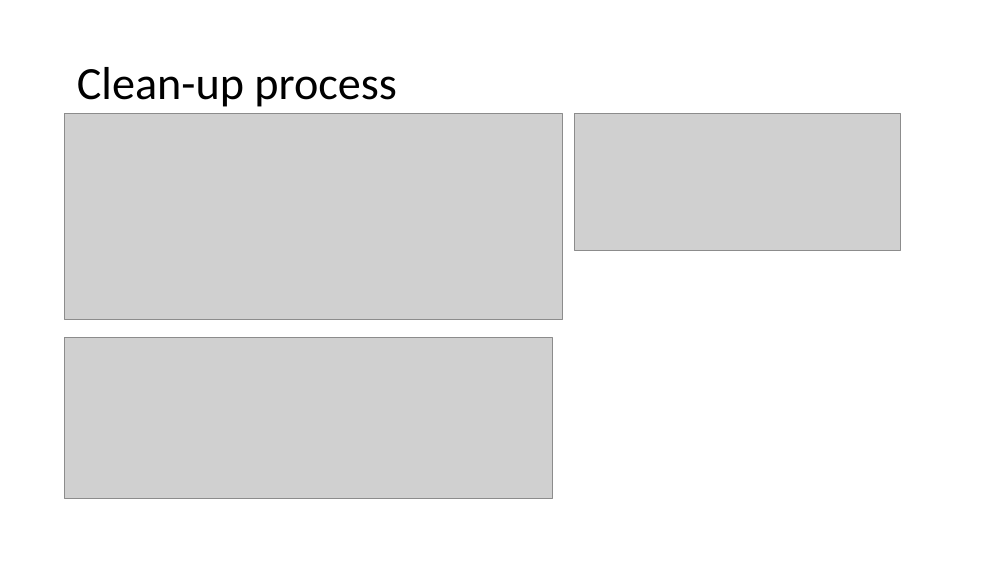
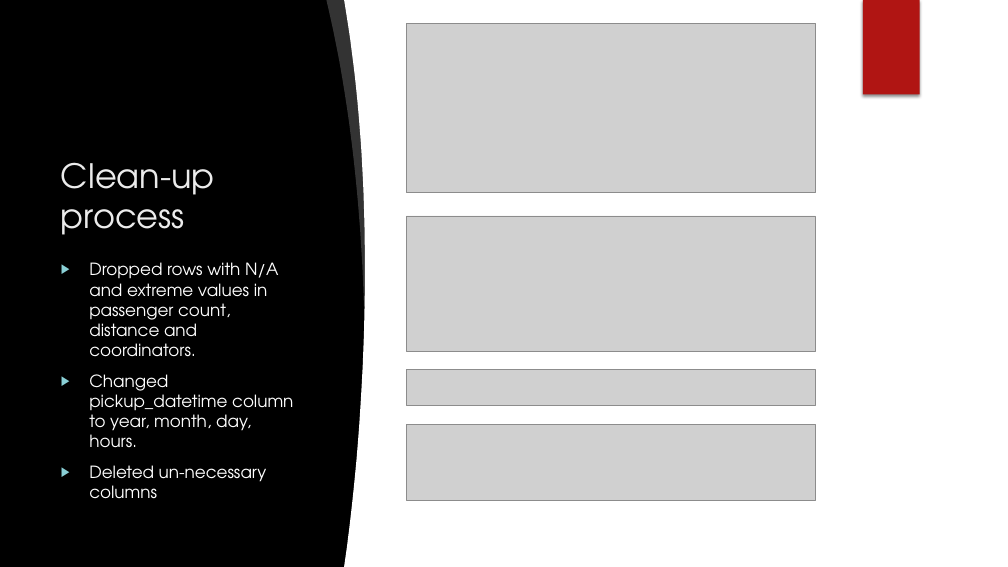
Before and after one commit to Maliha2030/Project1_The_A_Team_Uber, a slide deck: slide 5 of The A Team.pptx. Drawn at 1008x567 pixels with LibreOffice and Linux fonts; fonts in the diff are those of the drawing; grey boxes stand for pictures; background and template pictures are left out. Boxes give left, top, right and bottom in pixels: in the first picture for what was removed or moved away, otherwise in the second. Text is boxed around its words. In the diff, an @@ line names an element or a change of style, - is before the commit and + after.

```diff
--- a/The A Team.pptx
+++ b/The A Team.pptx
@@ background #FFFFFF to picture (left out) @@
@@ freeform shape added at bbox=[327, 0, 373, 307], fill #FFFFFF at 20% opacity @@
@@ freeform shape added at bbox=[344, 0, 1008, 567], fill #FFFFFF @@
@@ picture: place and size @@
-picture at bbox=[64, 114, 562, 321]
+picture at bbox=[407, 23, 816, 193]
@@ rectangle added at bbox=[863, 0, 920, 95], fill #B01513 @@
@@ title "Clean-up process": place and size @@
-title "Clean-up process" at bbox=[77, 67, 397, 107]
+title "Clean-up process" at bbox=[61, 162, 215, 235]
@@ title "Clean-up process" at bbox=[61, 162, 215, 235]: size 44 to 32 pt, font Calibri to TeX Gyre Adventor, text colour #000000 to #EBEBEB; line spacing 0.9 to 1; vertical alignment middle to bottom @@
@@ picture removed at bbox=[575, 114, 901, 251] @@
@@ ellipse added at bbox=[712, 138, 944, 371], fill gradient #50B9C1 @@
@@ picture: place and size @@
-picture at bbox=[64, 338, 553, 499]
+picture at bbox=[407, 216, 816, 352]
@@ text added at bbox=[89, 262, 293, 499], 16 pt, text #FFFFFF @@
+▶ Dropped rows with N/A and extreme values in passenger count, distance and coordinators.
+▶ Changed pickup_datetime column to year, month, day, hours.
+▶ Deleted un-necessary columns
@@ picture added at bbox=[407, 370, 816, 405] @@
@@ picture added at bbox=[407, 424, 816, 500] @@
```
Also in this commit, not shown: 8 other slides changed, 4 slides added, 3 slides removed.
